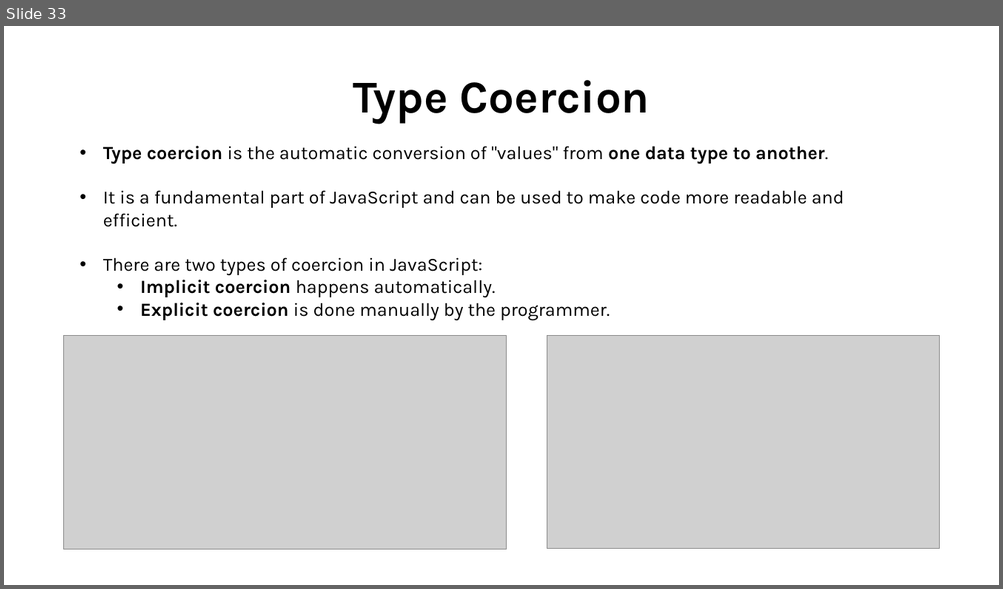
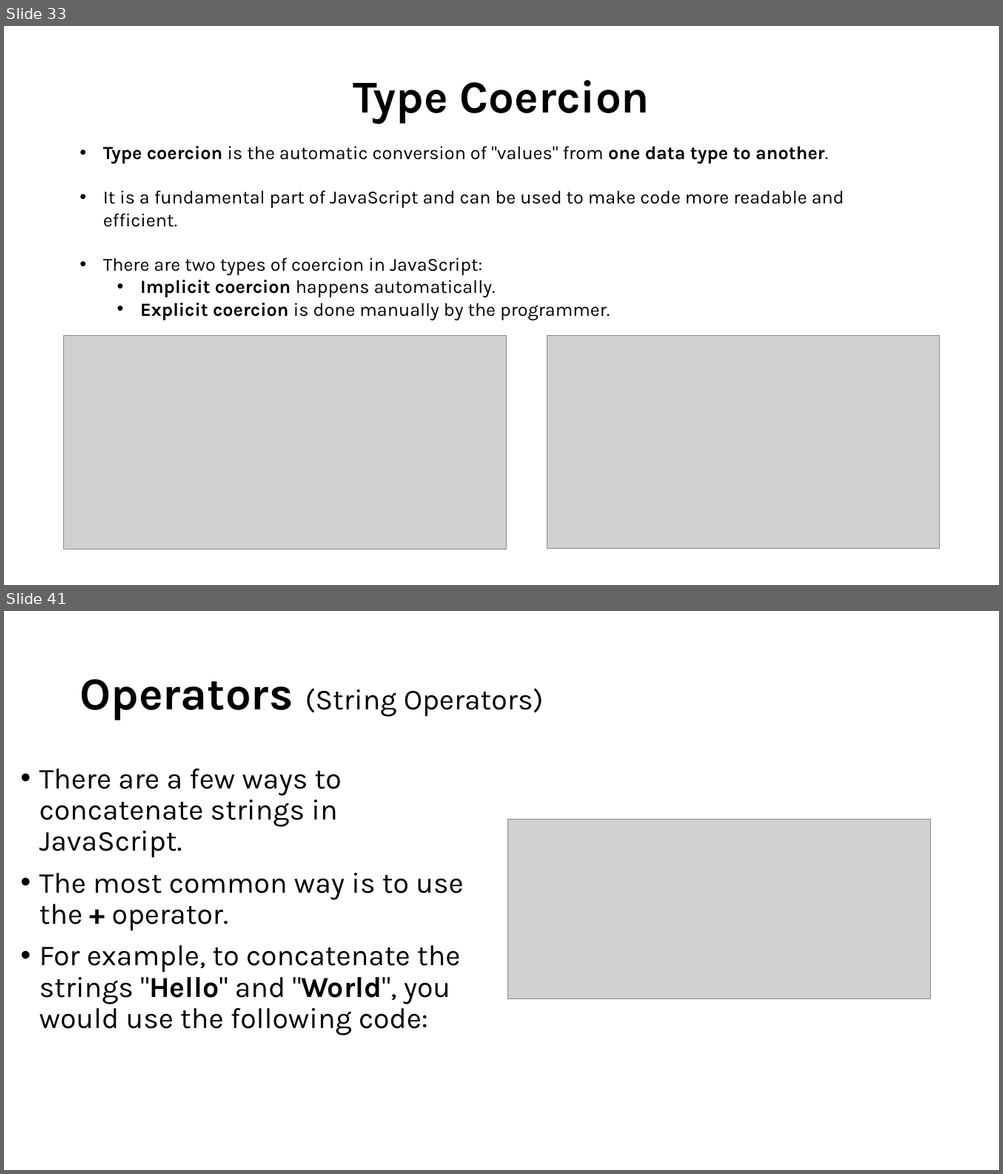
Before and after one commit to shubham-singh-12/Notes, a slide deck: JavaScript Course.pptx. Shown one above the other, each under a label of ours: slide 33 before the commit, slides 33 and 41 after it; the slides between them are not shown. The pictures are 1003x589 and 1003x1174 pixels, drawn with LibreOffice and Linux fonts; fonts in the diff are those of the drawing; grey boxes stand for pictures. Boxes give left, top, right and bottom in pixels: in the first picture for what was removed or moved away, otherwise in the second. Text is boxed around its words. In the diff, an @@ line names an element or a change of style, - is before the commit and + after.

```diff
--- a/JavaScript Course.pptx
+++ b/JavaScript Course.pptx
@@ slide 41 added at (x1=4, y1=611, x2=999, y2=1170), background #FFFFFF @@
@@ title added at (x1=79, y1=679, x2=543, y2=721), 28 pt, text #000000 @@
+Operators (String Operators)
@@ text added at (x1=40, y1=769, x2=463, y2=1036), 28 pt, text #000000 @@
+• There are a few ways to concatenate strings in JavaScript.
+• The most common way is to use the + operator.
+• For example, to concatenate the strings "Hello" and "World", you would use the following code:
@@ picture added at (x1=508, y1=819, x2=930, y2=999) @@
```
Also in this commit, not shown: 27 other slides added, 17 other files.
